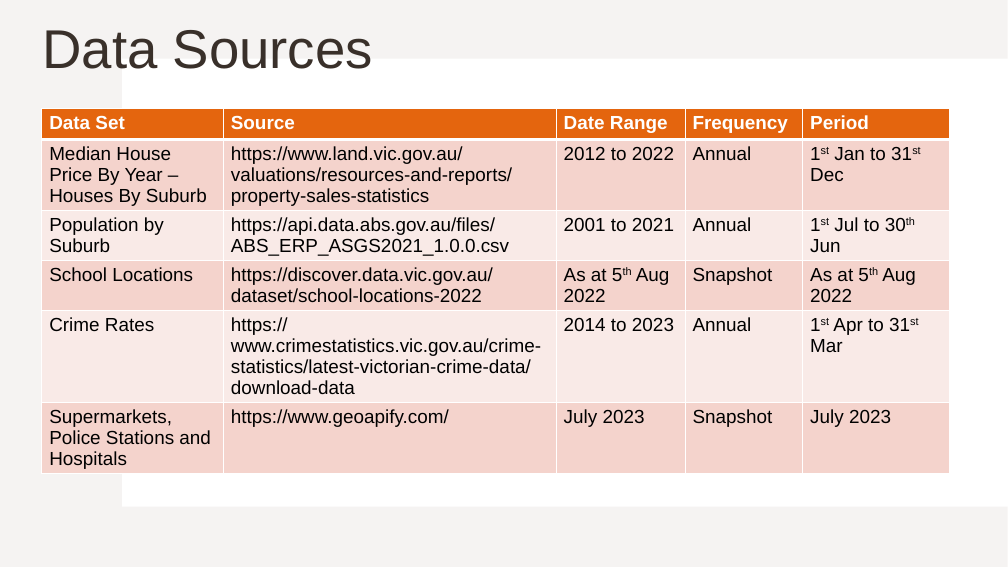
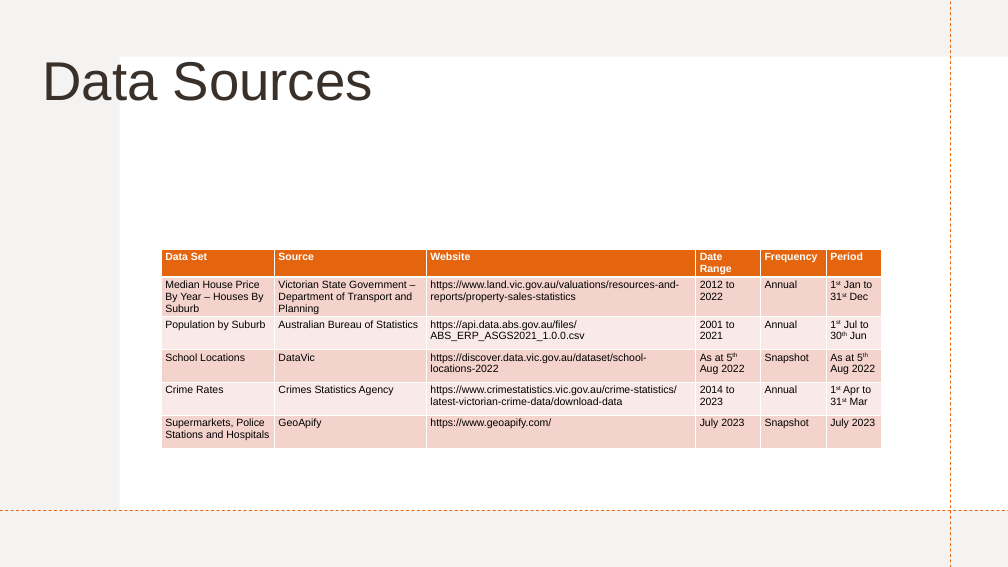
Before and after one commit to Kakhai1/bootcamp_project, a slide deck: slide 4 of Project 1 - Group 6 Slides_KT.pptx. Drawn at 1008x567 pixels with LibreOffice and Linux fonts; fonts in the diff are those of the drawing. Boxes give left, top, right and bottom in pixels: in the first picture for what was removed or moved away, otherwise in the second. Text is boxed around its words. In the diff, an @@ line names an element or a change of style, - is before the commit and + after.

```diff
--- a/Project 1 - Group 6 Slides_KT.pptx
+++ b/Project 1 - Group 6 Slides_KT.pptx
@@ rectangle removed at [0, 0, 1008, 567] @@
@@ rectangle added at [0, 0, 1008, 567], fill #FFFFFF @@
@@ rectangle added at [0, 0, 1008, 567], fill #E5DEDB at 35% opacity @@
@@ line added from (951, 567) to (951, 1), #E4650E 0.75 pt dashed @@
@@ title "Data Sources": place and size @@
-title "Data Sources" at [42, 30, 373, 69]
+title "Data Sources" at [42, 62, 373, 101]
@@ rectangle added at [119, 57, 1008, 510], fill #FFFFFF @@
@@ rectangle added at [123, 59, 1008, 508], fill #FFFFFF @@
@@ table at [161, 250, 882, 462] @@
-column 2: Source | https://www.land.vic.gov.au/valuations/resources-and-reports/property-sales-statistics | https://api.data.abs.gov.au/files/ABS_ERP_ASGS2021_1.0.0.csv | https://discover.data.vic.gov.au/dataset/school-locations-2022 | https://www.crimestatistics.vic.gov.au/crime-statistics/latest-victorian-crime-data/download-data | https://www.geoapify.com/
+column 2: Source | Victorian State Government – Department of Transport and Planning | Australian Bureau of Statistics | DataVic | Crimes Statistics Agency | GeoApify
+column 3: Website | https://www.land.vic.gov.au/valuations/resources-and-reports/property-sales-statistics | https://api.data.abs.gov.au/files/ABS_ERP_ASGS2021_1.0.0.csv | https://discover.data.vic.gov.au/dataset/school-locations-2022 | https://www.crimestatistics.vic.gov.au/crime-statistics/latest-victorian-crime-data/download-data | https://www.geoapify.com/
@@ table: place and size @@
-table at [42, 109, 949, 473]
+table at [161, 250, 882, 462]
@@ line added from (0, 510) to (1008, 510), #E4650E 0.75 pt dashed @@
```
Also in this commit, not shown: 9 other slides changed, 3 slides added, 4 slides removed.
